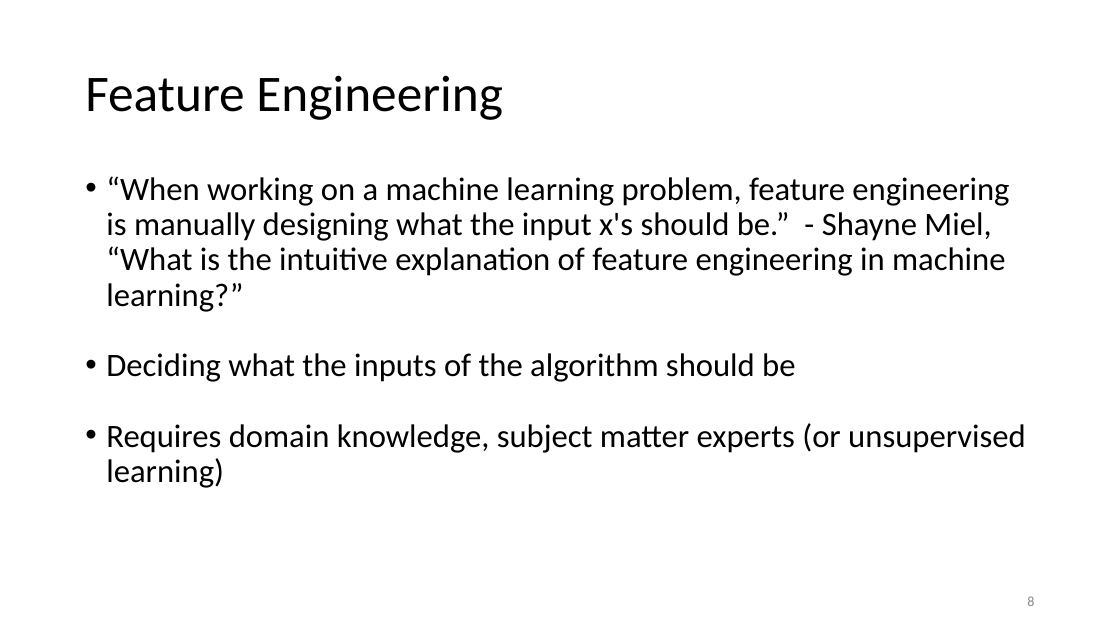
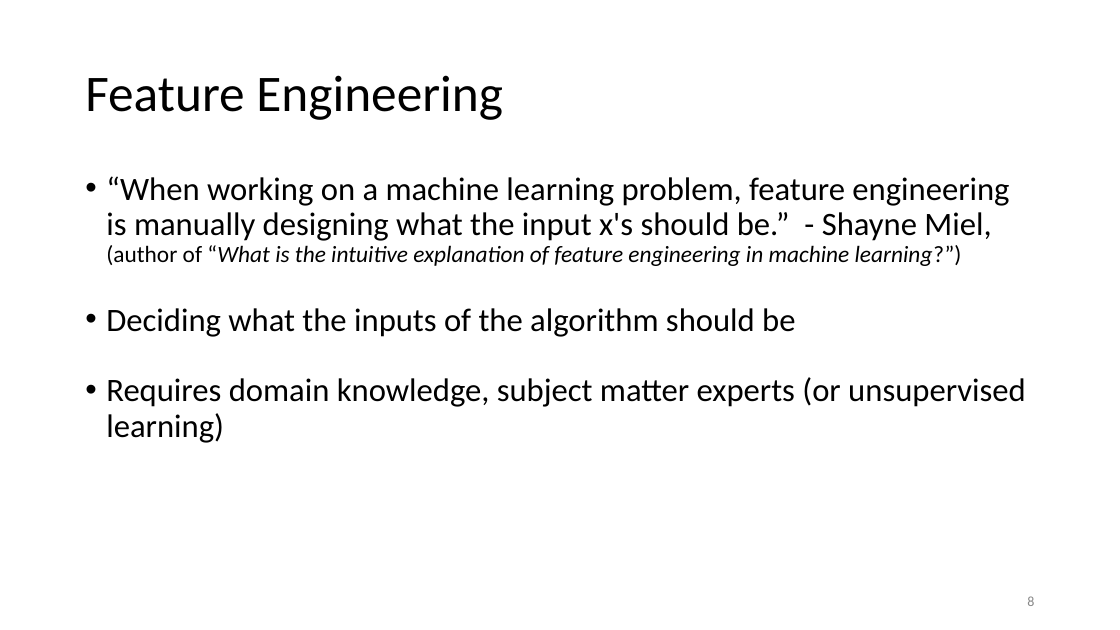
Before and after one commit to healykys/MarchMadnessProject, a slide deck: slide 8 of AIGroupPresentation.pptx. Drawn at 1120x630 pixels with LibreOffice and Linux fonts; fonts in the diff are those of the drawing. Boxes give left, top, right and bottom in pixels: in the first picture for what was removed or moved away, otherwise in the second. Text is boxed around its words. In the diff, an @@ line names an element or a change of style, - is before the commit and + after.

```diff
--- a/AIGroupPresentation.pptx
+++ b/AIGroupPresentation.pptx
@@ text at (106, 176, 1009, 266): text changed @@
-• “When working on a machine learning problem, feature engineering is manually designing what the input x's should be.” - Shayne Miel, “What is the intuitive explanation of feature engineering in machine learning?”
+• “When working on a machine learning problem, feature engineering is manually designing what the input x's should be.” - Shayne Miel, (author of “What is the intuitive explanation of feature engineering in machine learning?”)
```
Also in this commit, not shown: 10 other slides changed, 1 slide added.
